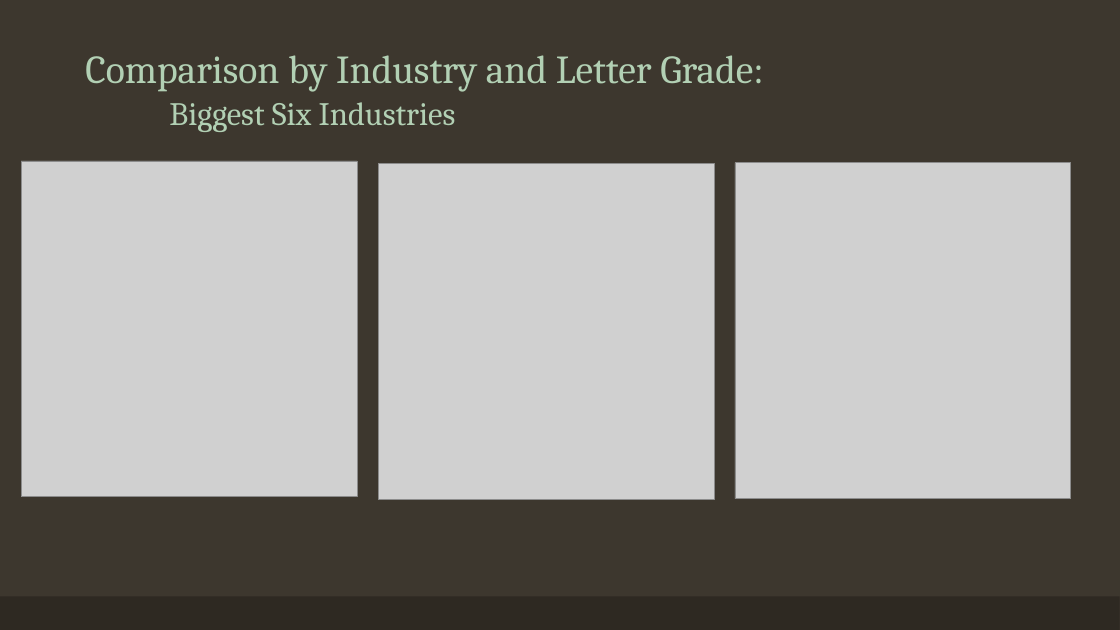
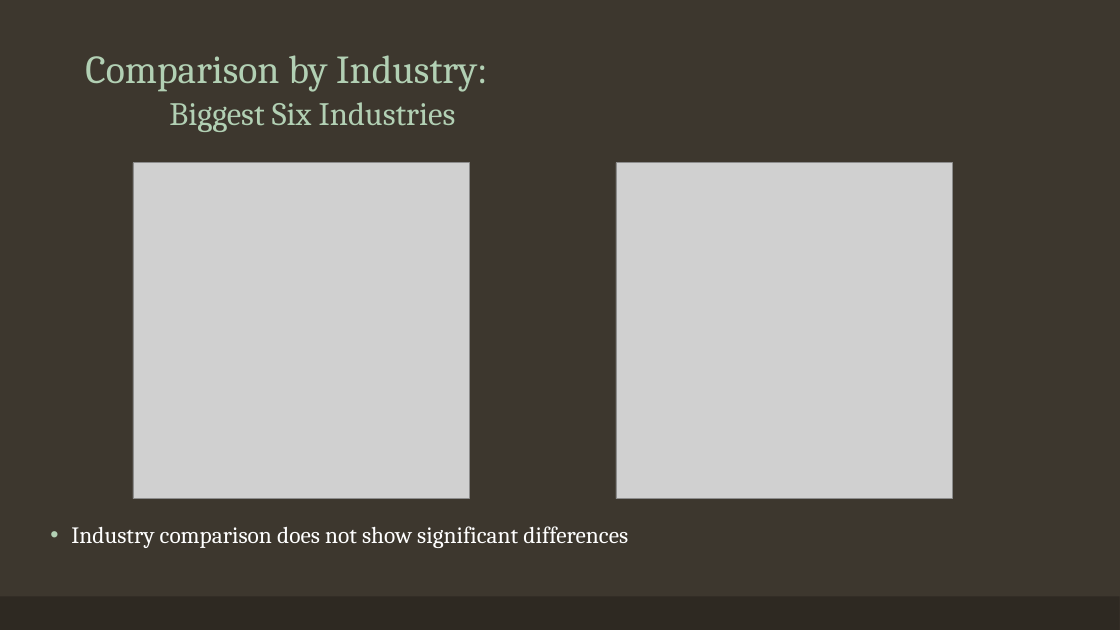
Before and after one commit to tralinde/companies_in_russia, a slide deck: slide 6 of ppt/Companies in Russia After Ukrainian Invasion.pptx (slide 2 before the commit). Drawn at 1120x630 pixels with LibreOffice and Linux fonts; fonts in the diff are those of the drawing; grey boxes stand for pictures. Boxes give left, top, right and bottom in pixels: in the first picture for what was removed or moved away, otherwise in the second. Text is boxed around its words. In the diff, an @@ line names an element or a change of style, - is before the commit and + after.

Commit message:
beginning work on ppt presentation and initiating cleaned up readme text.

```diff
--- a/ppt/Companies in Russia After Ukrainian Invasion.pptx
+++ b/ppt/Companies in Russia After Ukrainian Invasion.pptx
@@ title at (x1=85, y1=55, x2=488, y2=132): text changed @@
-Comparison by Industry and Letter Grade:
-Biggest Six Industries
+Comparison by Industry:
+Biggest Six Industries
@@ picture moved from (x1=21, y1=161, x2=357, y2=497) to (x1=133, y1=163, x2=469, y2=499) @@
@@ picture removed at (x1=379, y1=164, x2=715, y2=500) @@
@@ picture moved from (x1=735, y1=163, x2=1071, y2=499) to (x1=616, y1=163, x2=952, y2=499) @@
@@ text added at (x1=71, y1=526, x2=628, y2=548), 20 pt, text #FFFFFF @@
+• Industry comparison does not show significant differences
```
Also in this commit, not shown: 8 slides added, 2 other files.
